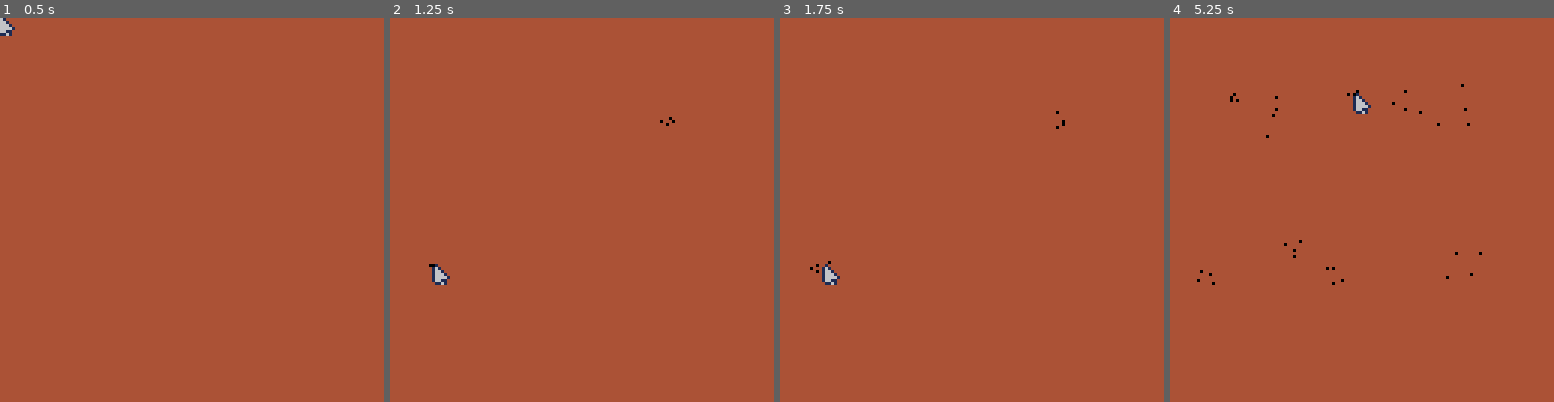
Above: before the commit, frames 1-4 (left to right).
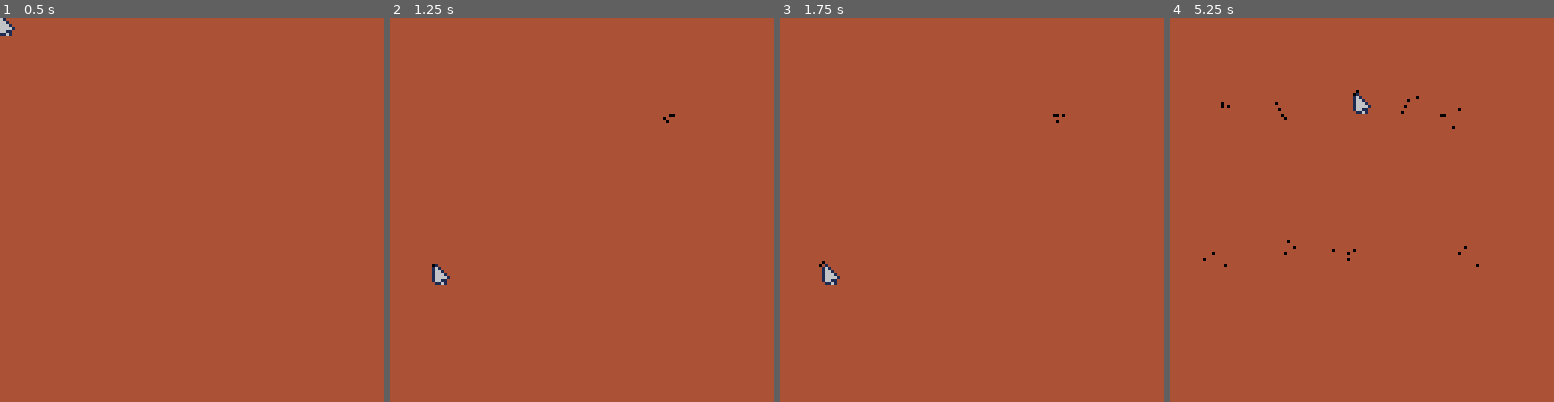
Above: after the commit, the same moments.

Repository: towercity/pico-8
Game: PICO-8 cartridge ants.p8
Same seed, same stepped clock (60 frames per second), same inputs: the game is played once before the commit and once after it.
Inputs (mouse positions are in pixels of both pictures, inside the frame that each line leads up to):
- Up to frame 1 (0.5 s): no input
- Up to frame 2 (1.25 s): click (670, 121) at 0.67 s; click (436, 267) at 1.22 s
- Up to frame 3 (1.75 s): no input
- Up to frame 4 (5.25 s): click (1277, 114) at 1.77 s; click (1342, 259) at 2.32 s; click (1404, 106) at 2.87 s; click (1465, 256) at 3.42 s; click (1231, 102) at 3.97 s; click (1292, 248) at 4.52 s; click (1354, 94) at 5.07 s

Frame 1 is identical in both runs. In frame 2, less than 0.1% of the frame differs, in the area x 10-75%, y 25-65%; in frame 3, less than 0.1%; in frame 4, 0.4%, in the area x 7-82%, y 17-70%.

Commit message:
Ants 3

Diff:
--- a/ants.p8
+++ b/ants.p8
@@ -1,112 +1,388 @@
 pico-8 cartridge // http://www.pico-8.com
 version 42
 __lua__
--- base logic
+-- ants
+-- by j konger
 
 function _init()
- -- allow mouse :)
- poke(0x5f2d, 1)
-
- cur_init()
-	ants_init()
+   -- allow mouse :)
+   poke(0x5f2d, 1)
+
+   cur_init()
+   ants_init()
+   food_init()
+end
+
+function _update60()
+   cur_update()
+   local click=stat(34)
+   --left click
+   if(1==click) then
+      sfx(0,-1,4)
+      ants_add(cur_x,cur_y)
+   end
+   --right click
+   if(2==click) then
+      food_add(cur_x,cur_y)
+   end
+
+   food_update()
+   ants_update()
 end
 
 function _draw()
-	cls(4)
-	ants_draw()
-	cur_draw()
-end
-
-function _update60()
- cur_update()
- local click=stat(34)
- --left click
- if(1==click) then
- sfx(0,-1,4)
-  ants_add(cur_x,cur_y)
- end
- --right click
- --itll be hard to remove
- --how itis now :/
- --if(2==click)
-
-	ants_move()
-end
+   cls(4)
+   food_draw()
+   ants_draw()
+   --ants_count()
+   cur_draw()
+end
+…(4 lines of a section not shown)…
 -->8
 -- cursor
 
 function cur_init()
- cur_spr=1
- cur_x=60
- cur_y=60
+   cur_spr=1
+   cur_x=60
+   cur_y=60
 end
 
 function cur_draw()
-	spr(cur_spr,cur_x,cur_y)
+   spr(cur_spr,cur_x,cur_y)
 end
 
 function cur_update()
- --mouse loc
-	cur_x=stat(32)-1
-	cur_y=stat(33)-1
+   --mouse loc
+   cur_x=stat(32)-1
+   cur_y=stat(33)-1
 end
 -->8
 -- ants
 
 function ants_init()
-	ants={}
+   ants={}
 end
 
 function ants_add(x,y)
-	ants[#ants+1]={x=x,y=y}
+   ants[#ants+1]=
+     {x=x,y=y,age=0}
 end
 
 function ants_loop(func)
-	for i=1,#ants do
-		func(ants[i])
-	end
+   loop_pixels(ants,func)
 end
 
 function ants_draw()
-	ants_loop(
-		function(ant)
-			pset(ant.x,ant.y,0)
-		end
-	)
+   ants_loop(
+      function(ant)
+         pset(ant.x,ant.y,0)
+      end
+   )
 end
 
 function ants_move()
-	ants_loop(ant_move)
+   ants_loop(ant_move)
 end
 
 function ant_move(ant)
-	local movement=rnd(100)
-
-	if(95<movement) then
-		ant.x=ant.x+1
-	elseif(90<movement) then
-		ant.y=ant.y+1
-	elseif(85<movement) then
-		ant.x=ant.x-1
-	elseif(80<movement) then
-		ant.y=ant.y-1
-	end
-
-	ant.x=loop_screen(ant.x)
-	ant.y=loop_screen(ant.y)
-end
-
-
-
--->8
--- screen helpers
+   local movement=rnd(100)
+
+   if(98<movement) then
+      ant.x=ant.x+1
+   elseif(96<movement) then
+      ant.y=ant.y+1
+   elseif(94<movement) then
+      ant.x=ant.x-1
+   elseif(92<movement) then
+      ant.y=ant.y-1
+   else
+   end
+
+   ant.x=loop_screen(ant.x)
+   ant.y=loop_screen(ant.y)
+end
+
+function ants_age()
+   ants_loop(function(ant)
+     -- basic rand change to die
+     if(ant) then
+        local dead=
+           flr(rnd(2000-ant.age))
+
+        if(0==dead) then
+           del(ants,ant)
+        else
+           ant.age = ant.age+1
+        end
+     end
+   end
+   )
+end
+
+function ants_count()
+   local text="ants: " .. #ants
+   print(text,2,120,6)
+end
+
+function ants_eat()
+   -- we actually loop the food
+   -- to easy unset it
+   food_loop(
+      function(food)
+         if(food) then
+			local eat=pget(food.x,food.y)
+
+            -- has ant on it
+			if(eat==0) then
+               --make ant live longer
+               foreach(ants,
+                       function(ant)
+                          if(
+                             ant.x==food.x and
+                             ant.y==food.y
+                          ) then
+                             ant.age=ant.age-100
+                          end
+                       end
+               )
+               --remove the food
+               del(foods,food)
+               sfx(1)
+			end
+         end
+      end
+   )
+end
+
+function ants_update()
+   ants_move()
+   ants_eat()
+   ants_age()
+end
+-->8
+-- loop helpers
 
 function loop_screen(pos)
-	if(128<pos) return 0
-	if(0>pos) return 128
-
-	return pos
-end
+   if(128<pos) return 0
+   if(0>pos) return 128
+
+   return pos
+   end
+
+function loop_pixels(arr,func)
+   for i=1,#arr do
+      func(arr[i])
+   end
+end
+-->8
+--food
+
+function food_init()
+   f_sprite={2,3}
+   foods={}
+   food_can_add=0
+end
+
+function food_add(c_x,c_y)
+   --only add if not delayed
+   if(0<=food_can_add) return
+
+   sfx(2)
+
+   --reset delay
+   food_can_add=25
+   local s_offset=
+      rnd(f_sprite) * 8
+
+   -- loop the sprite to add
+   -- pixels
+   for x=0,7 do
+      for y=0,7 do
+         local pix=sget(x+s_offset,y)
+         if(0!=pix) then
+            foods[#foods+1]=
+               {x=c_x+x,y=c_y+y,col=pix}
+         end
+      end
+   end
+end
+
+function food_draw()
+   food_loop(
+      function(food)
+         pset(food.x,food.y,food.col)
+      end
+   )
+end
+
+function food_loop(func)
+   loop_pixels(foods,func)
+end
+
+function food_update()
+   food_can_add=food_can_add-1
+end
+-->8
+-- sensing
+
+-- finds pixels within dist steps from x,y
+-- todo: handle x and y
+function find_nearby_dots(x,y,dist)
+   local vals={}
+
+   for i=0,dist-1 do
+      local x1,x2=x+dist-i,x-dist+i
+      local y1,y2=y+i,y-i
+
+      if(0==i) then
+         add(vals, {x1,y1})
+         add(vals, {x2,y1})
+         add(vals, {y2,x1})
+         add(vals, {y2,x2})
+      else
+         add(vals, {x1,y1})
+         add(vals, {x2,y1})
+         add(vals, {x1,y2})
+         add(vals, {x2,y2})
+      end
+   end
+
+   return vals
+end
+…(131 lines of a section not shown)…
 
 
 
@@ -116,6 +392,8 @@
 
 
 __map__
-0000000000000000000000000000020000000000000000000000000000000000000000000000000000000000000000000000000000000000000000000000000000000000000000000000000000000000000000000000000000000000000000000000000000000000000000000000000000000000000000000000000000000000
-
-
+0000000000000000000000030000020000000000000000000000000000000000000000000000000000000000000000000000000000000000000000000000000000000000000000000000000000000000000000000000000000000000000000000000000000000000000000000000000000000000000000000000000000000000
+…(4 lines of a section not shown)…
Not shown, changed: 136 lines of the sprite sheet (__gfx__) section of ants.p8
Not shown, changed: the thumbnail (__label__) section of ants.p8
Not shown, changed: the sound effects (__sfx__) section of ants.p8
Not shown, removed: log.p8l
